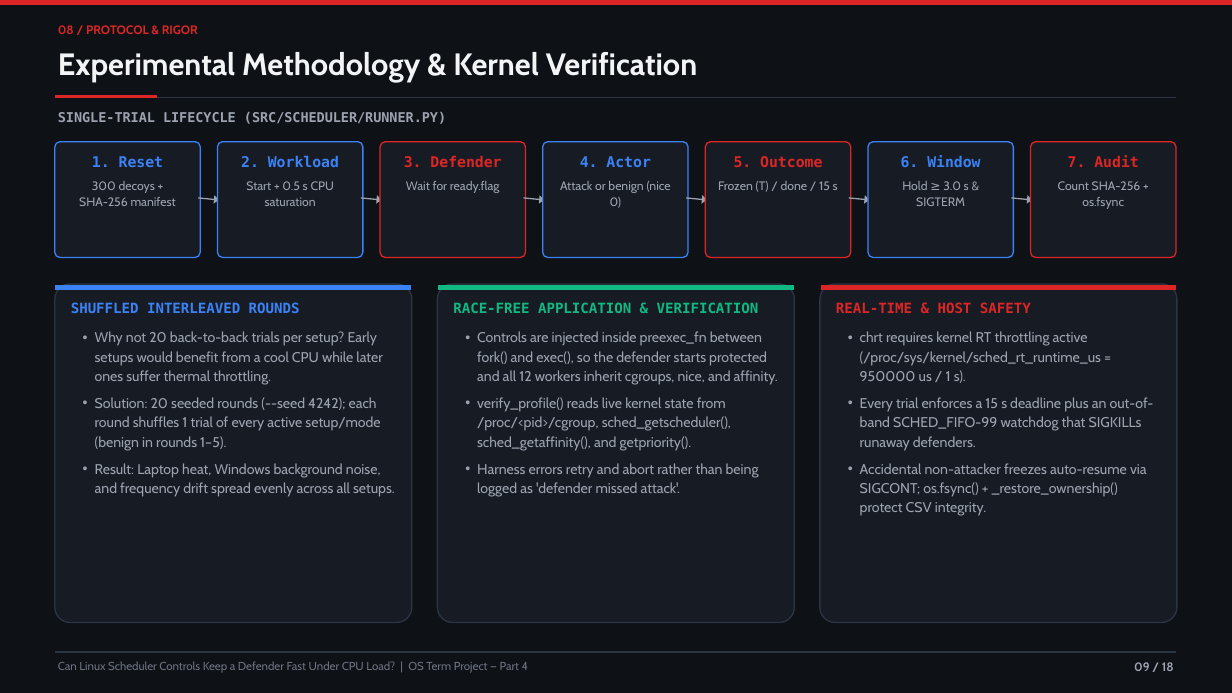
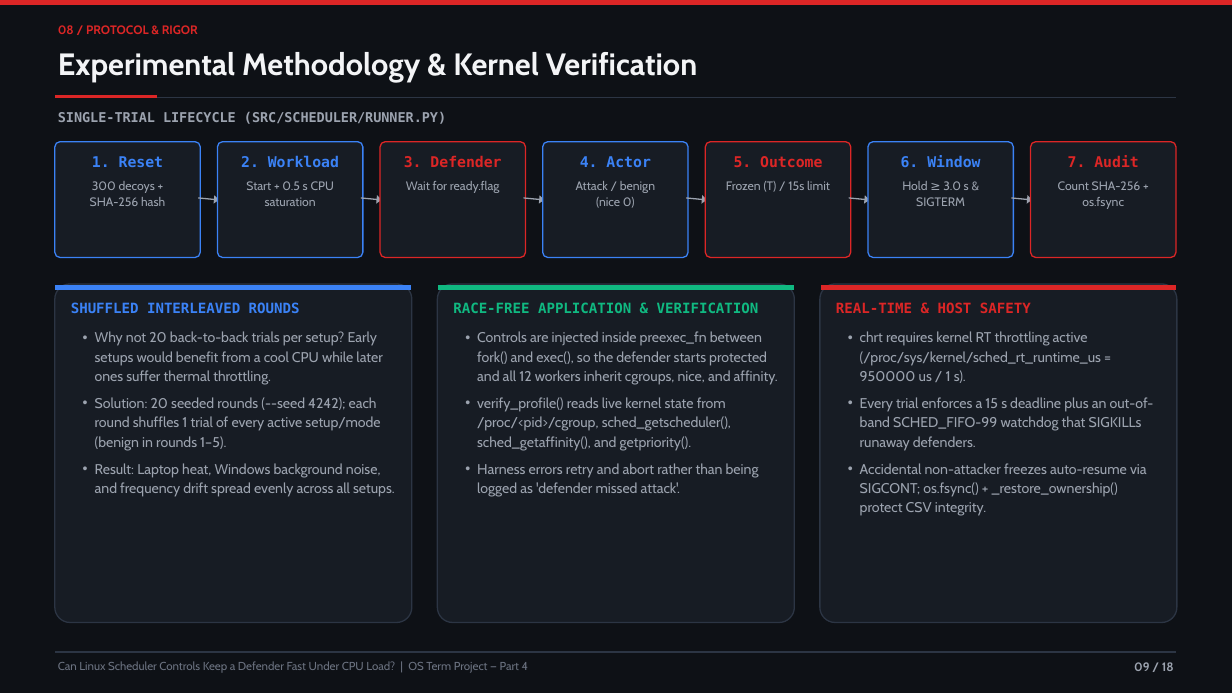
Before and after one commit to IsmailNooruddin/linux-scheduler-defender, a slide deck: slide 9 of Project Presentation.pptx. Drawn at 1232x693 pixels with LibreOffice and Linux fonts; fonts in the diff are those of the drawing. Boxes give left, top, right and bottom in pixels: in the first picture for what was removed or moved away, otherwise in the second. Text is boxed around its words. In the diff, an @@ line names an element or a change of style, - is before the commit and + after.

```diff
--- a/Project Presentation.pptx
+++ b/Project Presentation.pptx
@@ text at (90,181,165,206): text changed @@
-300 decoys + SHA-256 manifest
+300 decoys +
+SHA-256 hash
@@ text at (576,181,655,208): text changed @@
-Attack or benign (nice 0)
+Attack / benign
+(nice 0)
@@ text at (726,181,830,192): text changed @@
-Frozen (T) / done / 15 s
+Frozen (T) / 15s limit
```
Also in this commit, not shown: 4 other slides changed.
